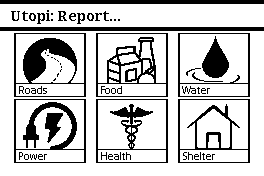
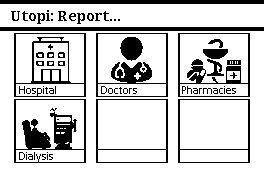
Before/after of a w=264, h=176 layered artwork. What changed in the layer stack:
hid group "L: Main 1/2 11" (6 layers) over <box>20,86,215,160</box>
showed group "L: Health 1/1 11" (4 layers) over <box>20,86,236,162</box>
hid group "I: Main 1/6" (8 layers) over <box>23,36,240,158</box>
showed group "I: Health 1/1" (4 layers) over <box>22,37,241,149</box>
